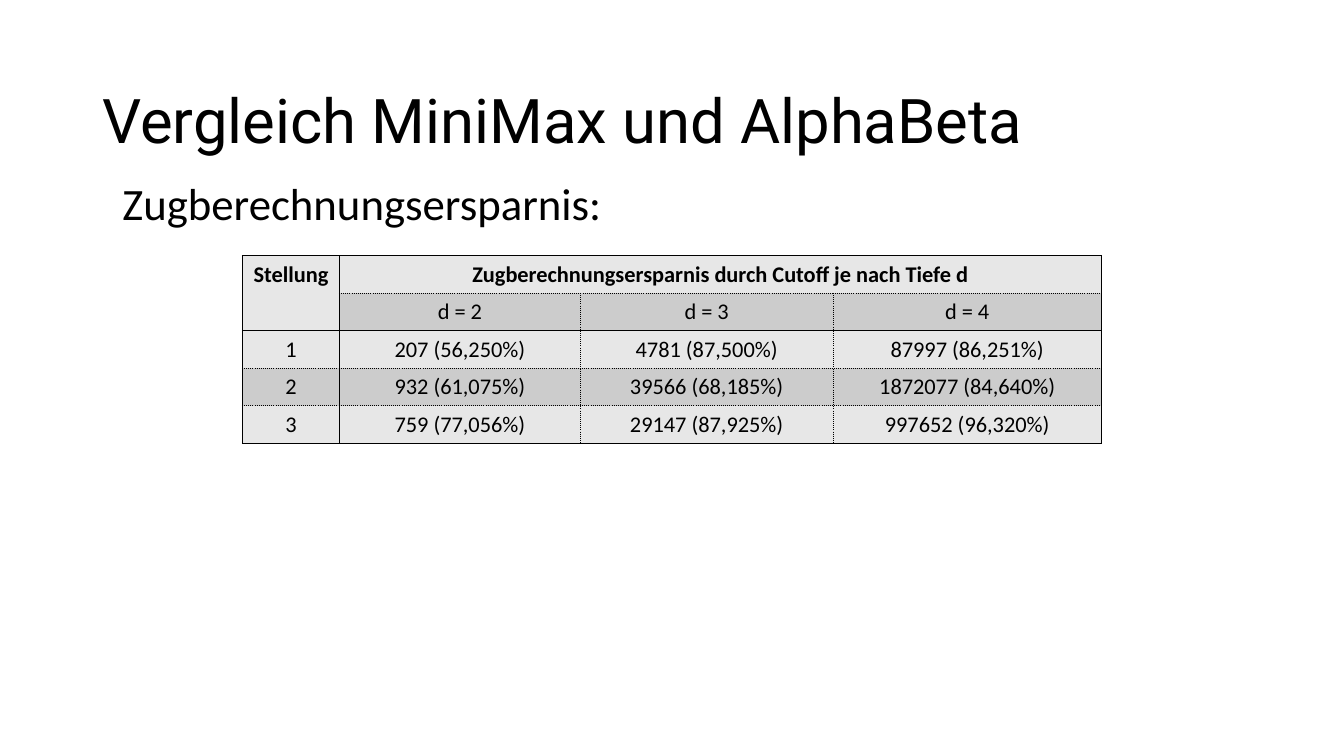
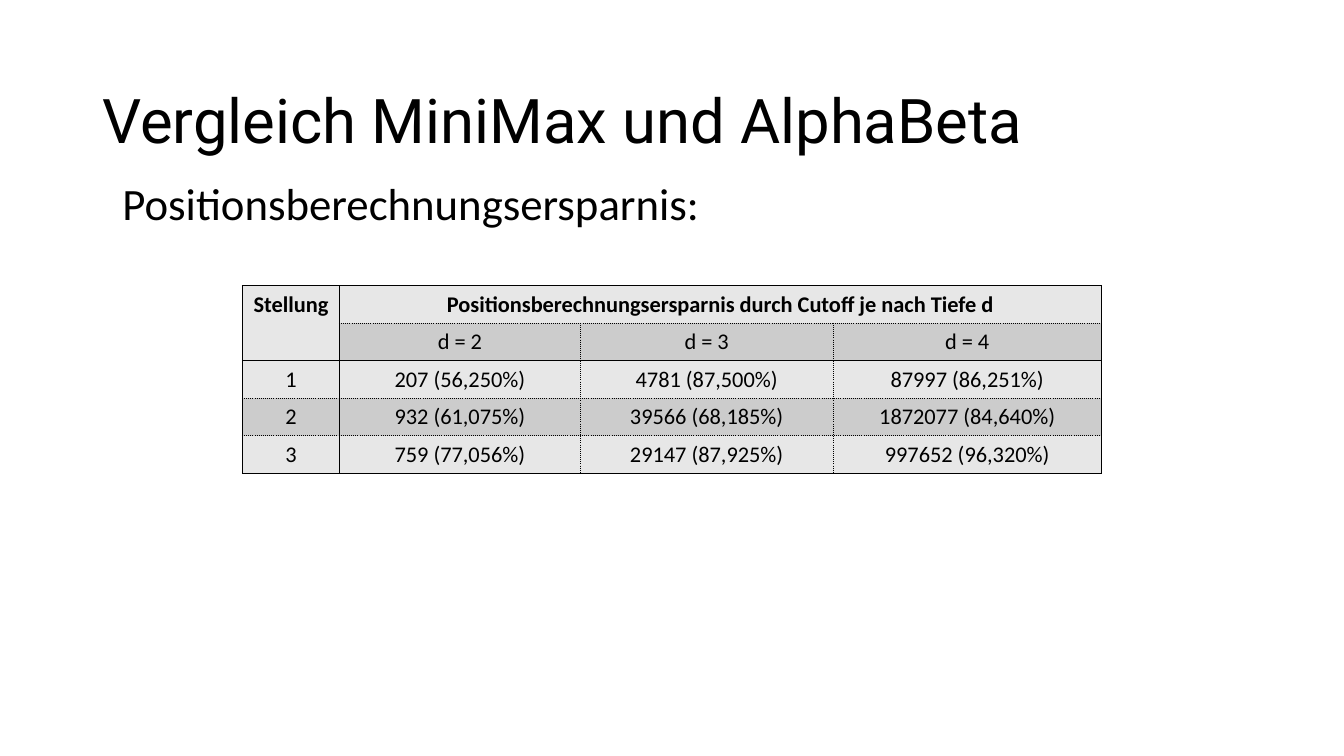
Before and after one commit to patrickzda/chess_engine, a slide deck: slide 9 of PJ_KI_MST2.pptx (slide 7 before the commit). Drawn at 1344x756 pixels with LibreOffice and Linux fonts; fonts in the diff are those of the drawing. Boxes give left, top, right and bottom in pixels: in the first picture for what was removed or moved away, otherwise in the second. Text is boxed around its words. In the diff, an @@ line names an element or a change of style, - is before the commit and + after.

```diff
--- a/PJ_KI_MST2.pptx
+++ b/PJ_KI_MST2.pptx
@@ text at bbox=[122, 189, 698, 228]: text changed @@
-Zugberechnungsersparnis:
+Positionsberechnungsersparnis:
@@ table at bbox=[243, 285, 1102, 470] @@
-row 1, column 2: Zugberechnungsersparnis durch Cutoff je nach Tiefe d
+row 1, column 2: Positionsberechnungsersparnis durch Cutoff je nach Tiefe d
@@ table: place and size @@
-table at bbox=[243, 256, 1102, 441]
+table at bbox=[243, 285, 1102, 470]
```
Also in this commit, not shown: 3 other slides changed, 2 slides added, 4 other files.
